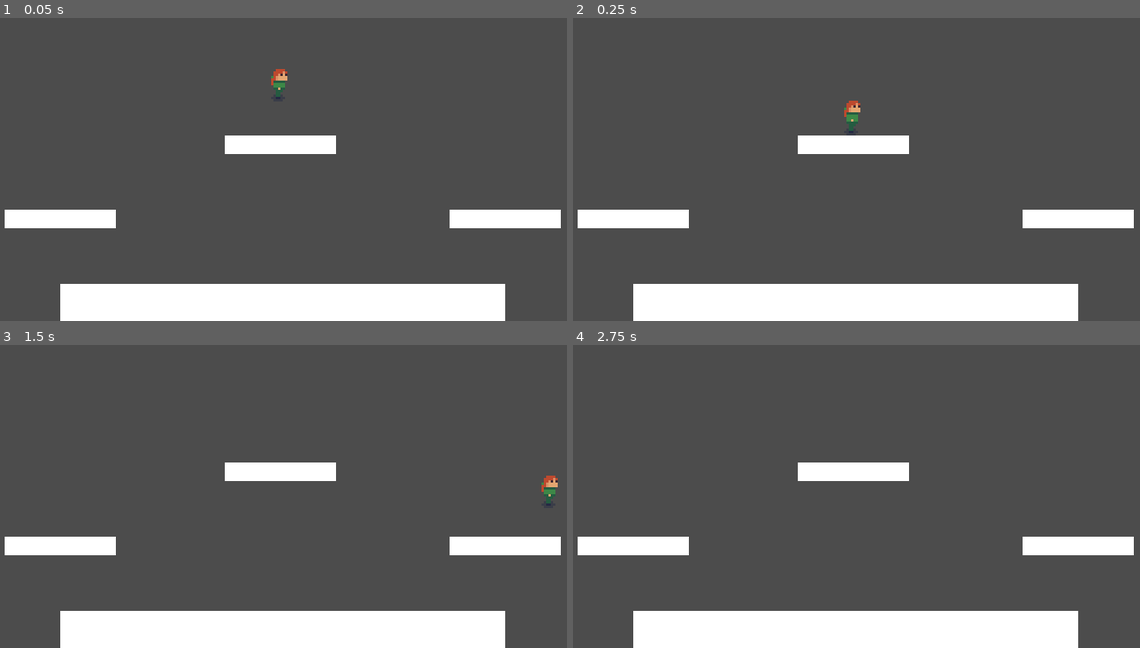
Above: before the commit, frames 1-4 (two rows, left to right).
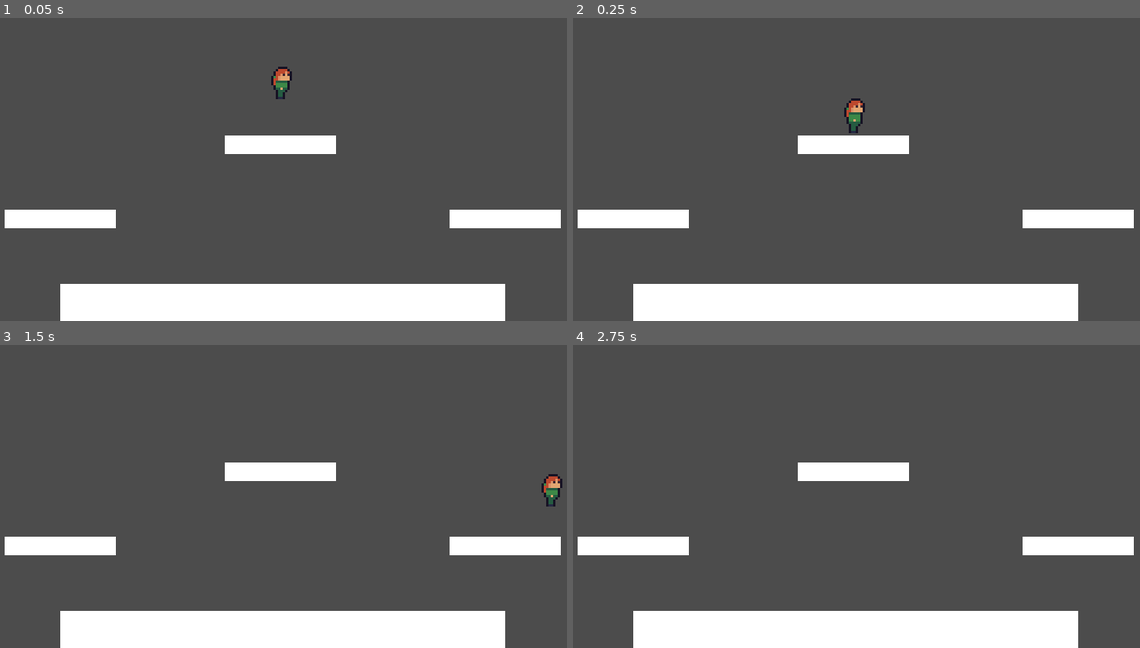
Above: after the commit, the same moments.

Repository: voidboxgames/escave
Game: Godot game, scene res://assets/scenes/Testworld.tscn
Two runs of this game, one before a commit and one after it. Both use one fixed random seed, a clock stepped at 60 frames per second and the inputs below.
Inputs:
- Up to frame 1 (0.05 s): no input
- Up to frame 2 (0.25 s): no input
- Up to frame 3 (1.5 s): hold Space (jump) 0.53-1.28 s; hold D (right) from 0.53 s (still down); tap Space (jump) at 1.35 s
- Up to frame 4 (2.75 s): tap Space (jump) at 1.52, 1.82 s; tap Enter at 2 s; release D (right) at 2.03 s; hold A (left) from 2.03 s (still down); hold Space (jump) from 2.03 s (still down)

The runs differ from the first frame. In frame 1, 0.2% of the frame differs, in the area x 47-52%, y 16-27%; in frame 2, 0.2%; in frame 3, 0.2%, in the area x 95-100%, y 42-54%; in frame 4, nothing differs.

Commit message:
fix player sprite and jump animation

Diff:
--- a/assets/scenes/Player.tscn
+++ b/assets/scenes/Player.tscn
@@ -25,8 +25,8 @@
 }
 
 [sub_resource type="Animation" id=3]
-resource_name = "idle (copy)"
-length = 0.35
+resource_name = "jump_fly"
+length = 0.25
 loop = true
 tracks/0/type = "value"
 tracks/0/path = NodePath("sprite:frame")
@@ -35,10 +35,27 @@
 tracks/0/imported = false
 tracks/0/enabled = true
 tracks/0/keys = {
-"times": PoolRealArray( 0, 0.1, 0.2, 0.3 ),
-"transitions": PoolRealArray( 1, 1, 1, 1 ),
+"times": PoolRealArray( 0, 0.1, 0.2 ),
+"transitions": PoolRealArray( 1, 1, 1 ),
 "update": 1,
-"values": [ 8, 9, 10, 11 ]
+"values": [ 9, 10, 11 ]
+}
+
+[sub_resource type="Animation" id=5]
+resource_name = "jump_start"
+length = 0.25
+loop = true
+tracks/0/type = "value"
+tracks/0/path = NodePath("sprite:frame")
+tracks/0/interp = 1
+tracks/0/loop_wrap = true
+tracks/0/imported = false
+tracks/0/enabled = true
+tracks/0/keys = {
+"times": PoolRealArray( 0 ),
+"transitions": PoolRealArray( 1 ),
+"update": 1,
+"values": [ 8 ]
 }
 
 [sub_resource type="Animation" id=4]
@@ -67,7 +84,7 @@
 frame = 9
 
 [node name="CollisionShape2D" type="CollisionShape2D" parent="."]
-position = Vector2( -1.2198, 2.38149 )
+position = Vector2( 0, 2.18039 )
 shape = SubResource( 1 )
 
 [node name="CoyoteTimer" type="Timer" parent="."]
@@ -81,6 +98,7 @@
 [node name="AnimationPlayer" type="AnimationPlayer" parent="."]
 autoplay = "idle"
 anims/idle = SubResource( 2 )
-"anims/idle (copy)" = SubResource( 3 )
+anims/jump_fly = SubResource( 3 )
+anims/jump_start = SubResource( 5 )
 anims/walk = SubResource( 4 )
 [connection signal="timeout" from="FloorTimer" to="." method="_on_FloorTimer_timeout"]
Not shown: 1 places in assets/scenes/Player.tscn that only renumber resources
Binary file changed: assets/sprites/asefiles/beth.ase
Binary file changed: assets/sprites/beth-Sheet.png
